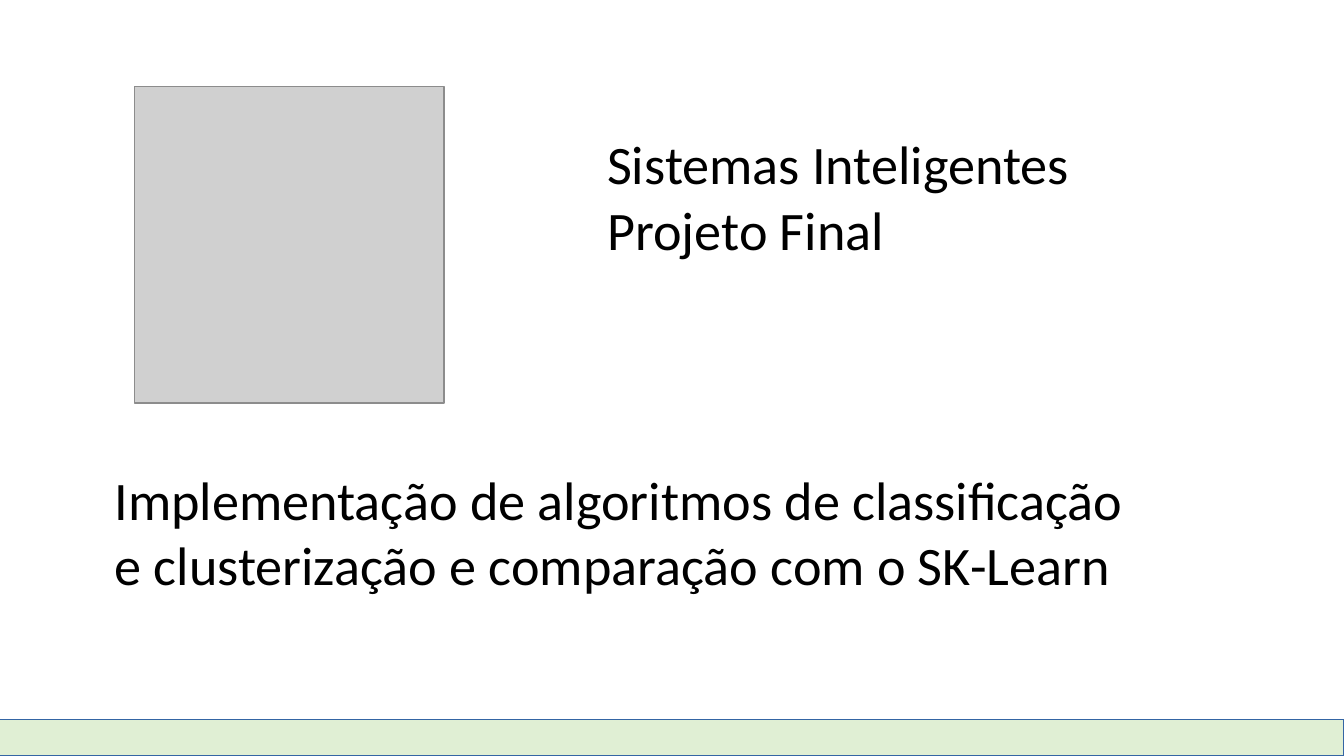
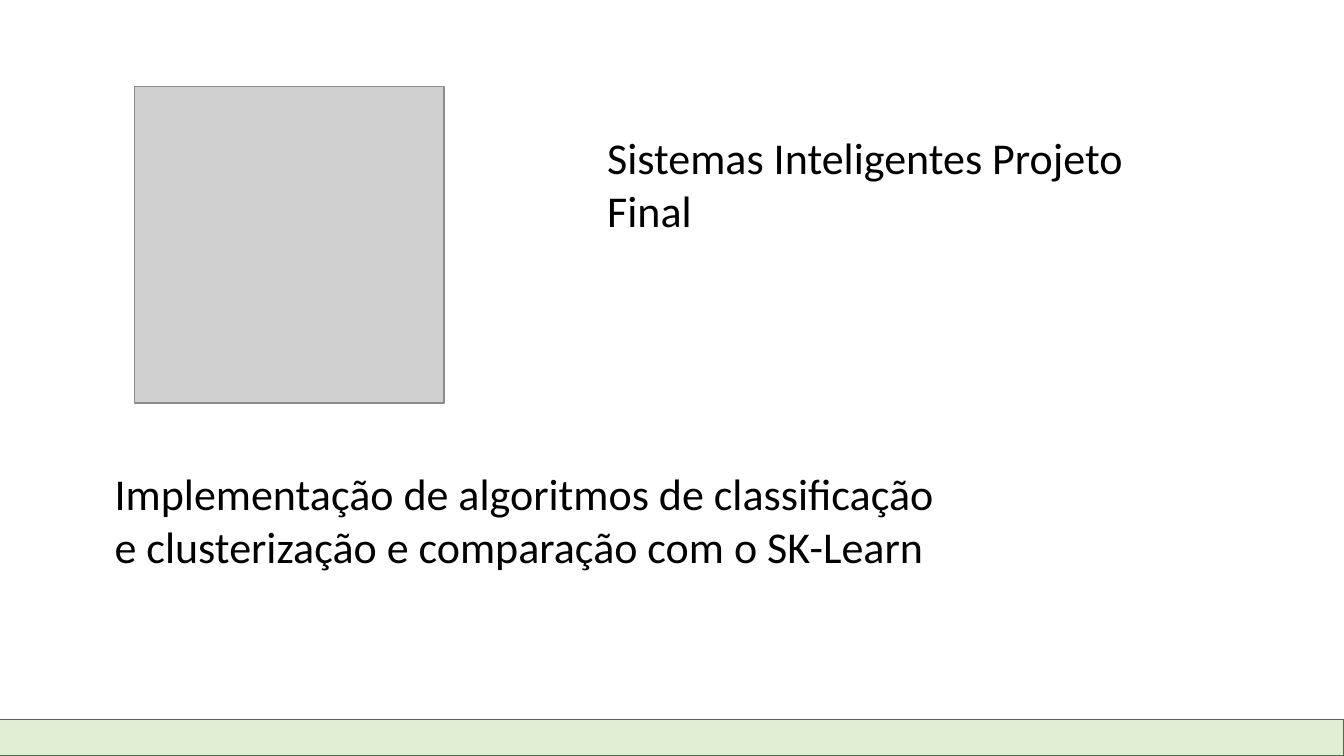
Before and after one commit to DimitriLeandro/ProjetoFinalSistemasInteligentesUFABC, a slide deck: slide 1 of Apresentação SI.odp. Drawn at 1344x756 pixels with LibreOffice and Linux fonts; fonts in the diff are those of the drawing; grey boxes stand for pictures. Boxes give left, top, right and bottom in pixels: in the first picture for what was removed or moved away, otherwise in the second. Text is boxed around its words. In the diff, an @@ line names an element or a change of style, - is before the commit and + after.

```diff
--- a/Apresentação SI.odp
+++ b/Apresentação SI.odp
@@ text "Sistemas Inteligentes Projeto Final" at box(607, 143, 1122, 228): size 32 to 26 pt @@
@@ text "Implementação de algoritmos de classificação" at box(115, 479, 933, 571): size 32 to 26 pt @@
```
Also in this commit, not shown: 6 other slides changed, 1 other file.
